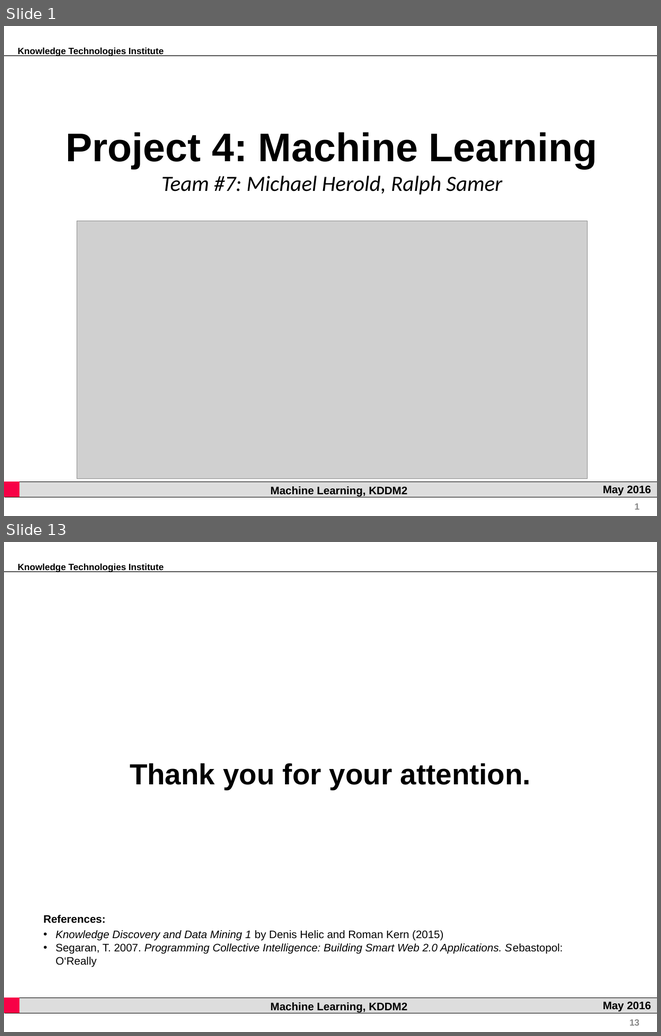
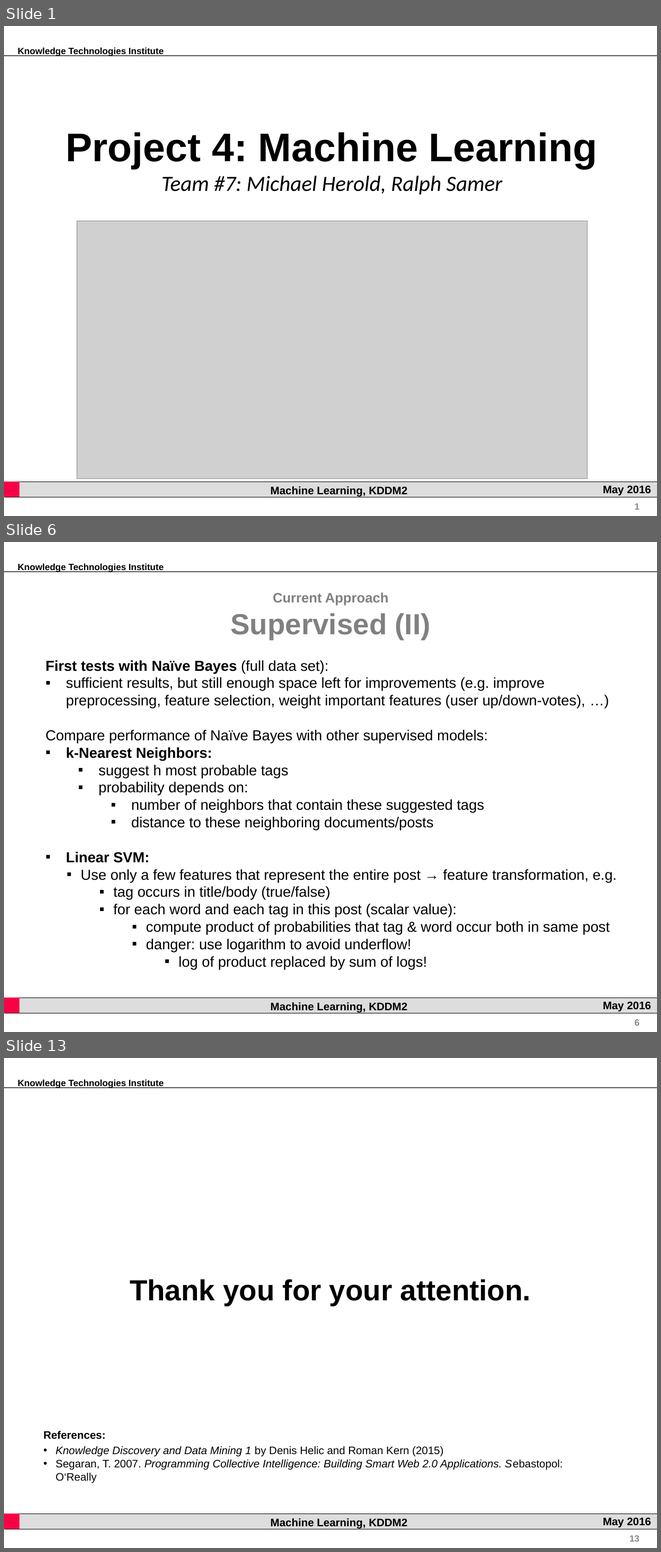
Before and after one commit to rsamer/MLSE, a slide deck: presentation/interim/Presentation.pptx. Shown one above the other, each under a label of ours: slides 1 and 13 before the commit, slides 1, 6 and 13 after it; the slides between them are not shown. The pictures are 661x1036 and 661x1552 pixels, drawn with LibreOffice and Linux fonts; fonts in the diff are those of the drawing; grey boxes stand for pictures; background and template pictures are left out. Boxes give left, top, right and bottom in pixels: in the first picture for what was removed or moved away, otherwise in the second. Text is boxed around its words. In the diff, an @@ line names an element or a change of style, - is before the commit and + after.

```diff
--- a/presentation/interim/Presentation.pptx
+++ b/presentation/interim/Presentation.pptx
@@ slide 6 added at [4, 542, 657, 1032], background #FFFFFF; not listed: 7 template elements that a slide beside it also shows @@
@@ text added at [230, 592, 431, 640], 15 pt, text #808080, bold @@
+Current Approach
+Supervised (II)
@@ text added at [45, 660, 617, 970], 16 pt, text #000000 @@
+First tests with Naïve Bayes (full data set):
+▪ sufficient results, but still enough space left for improvements (e.g. improve preprocessing, feature selection, weight important features (user up/down-votes), …)
+Compare performance of Naïve Bayes with other supervised models:
+▪ k-Nearest Neighbors:
+  ▪ suggest h most probable tags
+  ▪ probability depends on:
+    ▪ number of neighbors that contain these suggested tags
+    ▪ distance to these neighboring documents/posts
+▪ Linear SVM:
+  ▪ Use only a few features that represent the entire post → feature transformation, e.g.
+    ▪ tag occurs in title/body (true/false)
+    ▪ for each word and each tag in this post (scalar value):
+      ▪ compute product of probabilities that tag & word occur both in same post
+      ▪ danger: use logarithm to avoid underflow!
+        ▪ log of product replaced by sum of logs!
```
Also in this commit, not shown: 8 slides changed, 2 other slides added, 3 slides removed.
